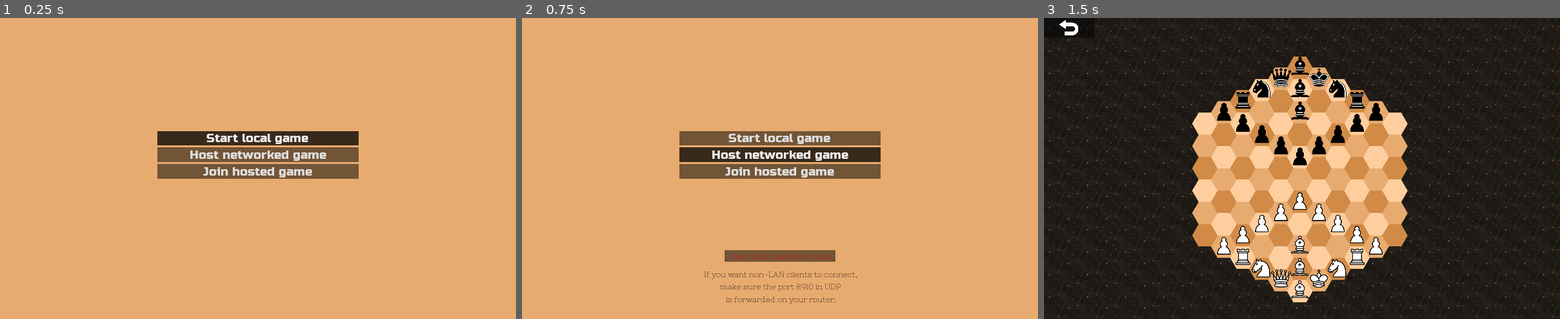
Above: before the commit, frames 1-3 (left to right).
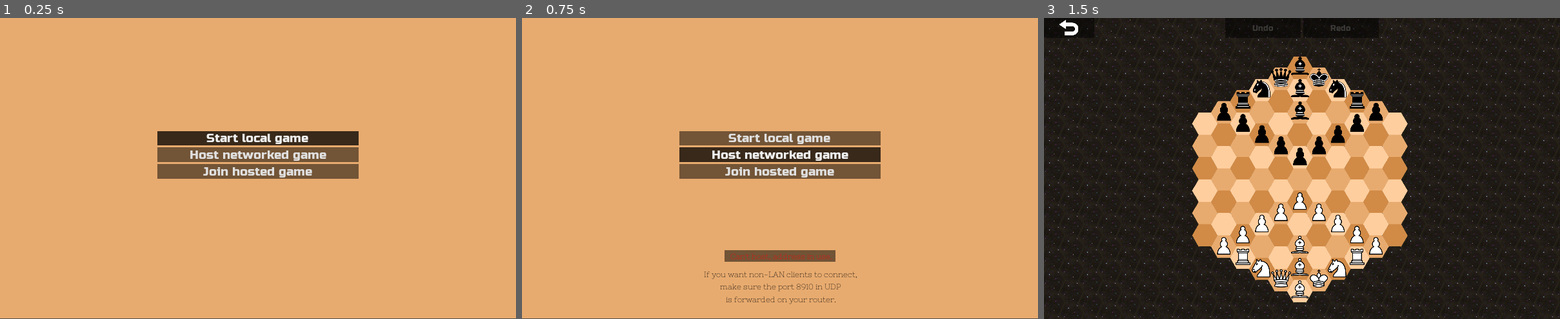
Above: after the commit, the same moments.

Repository: esbudylin/HexChess
Game: Godot game, scene res://menu.tscn
Same seed, same stepped clock (60 frames per second), same inputs: the game is played once before the commit and once after it.
Inputs:
- Up to frame 1 (0.25 s): no input
- Up to frame 2 (0.75 s): click "Host networked game" at 0.5 s
- Up to frame 3 (1.5 s): click "Start local game" at 1.25 s

The runs differ from the first frame. In frame 1, 0.2% of the frame differs, in the area x 0-100%, y 99-100%; in frame 2, 0.2%; in frame 3, 0.1%.

Commit message:
rewind prototype

Diff:
--- a/map.tscn
+++ b/map.tscn
@@ -378,6 +378,41 @@
 custom_styles/normal = ExtResource( 18 )
 text = "Surrender"
 
+[node name="RewindBox" type="HBoxContainer" parent="HUD"]
+visible = false
+anchor_left = 0.5
+anchor_right = 0.5
+margin_left = -152.0
+margin_right = 152.0
+margin_bottom = 40.0
+
+[node name="Undo" type="Button" parent="HUD/RewindBox"]
+margin_right = 150.0
+margin_bottom = 40.0
+rect_min_size = Vector2( 150, 0 )
+custom_fonts/font = SubResource( 11 )
+custom_styles/hover = ExtResource( 18 )
+custom_styles/pressed = ExtResource( 18 )
+custom_styles/focus = ExtResource( 18 )
+custom_styles/disabled = ExtResource( 18 )
+custom_styles/normal = ExtResource( 18 )
+disabled = true
+text = "Undo"
+
+[node name="Redo" type="Button" parent="HUD/RewindBox"]
+margin_left = 154.0
+margin_right = 304.0
+margin_bottom = 40.0
+rect_min_size = Vector2( 150, 0 )
+custom_fonts/font = SubResource( 11 )
+custom_styles/hover = ExtResource( 18 )
+custom_styles/pressed = ExtResource( 18 )
+custom_styles/focus = ExtResource( 18 )
+custom_styles/disabled = ExtResource( 18 )
+custom_styles/normal = ExtResource( 18 )
+disabled = true
+text = "Redo"
+
 [node name="BackPanel" type="Button" parent="HUD"]
 visible = false
 margin_right = 100.0
--- a/menu.tscn
+++ b/menu.tscn
@@ -34,10 +34,9 @@
 script = ExtResource( 1 )
 
 [node name="ColorRect" type="ColorRect" parent="."]
-margin_left = -4.0
-margin_top = -4.0
-margin_right = 1120.0
-margin_bottom = 620.0
+margin_top = -1.0
+margin_right = 1024.0
+margin_bottom = 599.0
 color = Color( 0.909804, 0.670588, 0.435294, 1 )
 
 [node name="VBoxContainer" type="VBoxContainer" parent="."]
--- a/scr/Lobby.gd
+++ b/scr/Lobby.gd
@@ -18,7 +18,6 @@
 var color_index
 
 func _ready():
-	# Connect all the callbacks related to networking.
 	get_tree().connect("network_peer_connected", self, "_player_connected")
 	get_tree().connect("connection_failed", self, "_connected_fail")
 
@@ -71,9 +70,8 @@
 	peer = NetworkedMultiplayerENet.new()
 	get_node('/root/PlayersData').peer = peer
 
-	var err = peer.create_server(DEFAULT_PORT, 1) # Maximum of 1 peer, since it's a 2-player game.
+	var err = peer.create_server(DEFAULT_PORT, 1)
 	if err != OK:
-		# Is another server running?
 		_set_status("Can't host, address in use.",false)
 		return
 
@@ -98,5 +96,5 @@
 
 	_set_status("Connecting...", true)
 
-func _on_Address_text_entered(new_text):
+func _on_Address_text_entered(_new_text):
 	_on_OkButton_pressed ()
--- a/scr/World.gd
+++ b/scr/World.gd
@@ -1,8 +1,10 @@
 extends Node2D
 
 var range_of_movement = Array()
+
 var turn = "white"
 var turn_history = []
+var current_turn_index = 1
 
 var clickable = true
 
@@ -24,6 +26,9 @@
 	for button in $HUD/PromotionBox.get_children ():
 		button.connect ('pressed', self, '_on_Promotion_pressed', [button.text])
 
+	$HUD/RewindBox/Undo.connect ('pressed', self, '_on_Rewind_pressed', [-1])
+	$HUD/RewindBox/Redo.connect ('pressed', self, '_on_Rewind_pressed', [1])
+
 	get_player_colors()
 	multiplayer_configs ()
 	announcement ('you will play as ' + player_colors[0])
@@ -41,6 +46,7 @@
 	else:
 		$TileMap.place_pieces ()
 		$HUD/BackPanel.visible = true
+		$HUD/RewindBox.visible = true
 		append_turn_history()
 
 func _player_disconnected(_id):
@@ -65,6 +71,8 @@
 					$HUD/MenuBox.visible = false
 
 				change_turns()
+				adjust_turn_history()
+				set_Undo_button ()
 
 				if $TileMap.check_checkmate_stalemate(turn):
 					game_over(turn + ' is ' + $TileMap.check_checkmate_stalemate(turn))
@@ -232,7 +240,6 @@
 	$TileMap.passable_tiles = {}
 
 func change_turns ():
-
 	if turn == 'white':
 		turn = 'black'
 	else:
@@ -383,7 +390,6 @@
 					if not breaked_pawns:
 						repeated_positions += 1
 
-		print (repeated_positions)
 		if repeated_positions >= amount_of_moves:
 			return true
 
@@ -411,4 +417,42 @@
 		if 'Pawn' in piece.name and piece.color == turn:
 			possible_pawn_attacks += $TileMap.check_possible_moves(piece, $TileMap.pawn_attack(piece, piece.tile_position))
 
-	turn_history.append([turn, coord_dictionary, possible_pawn_attacks])
+	turn_history.append([turn, coord_dictionary, possible_pawn_attacks, $TileMap.fifty_moves_counter])
+
+func set_Undo_button():
+	if current_turn_index!=0:
+		$HUD/RewindBox/Undo.set_disabled(false)
+	else:
+		$HUD/RewindBox/Undo.set_disabled(true)
+
+func set_Redo_button():
+	if current_turn_index!=turn_history.size()-1:
+		$HUD/RewindBox/Redo.set_disabled(false)
+	else:
+		$HUD/RewindBox/Redo.set_disabled(true)
+
+func _on_Rewind_pressed(index):
+	current_turn_index +=index
+
+	for piece in $TileMap.npc_list.duplicate():
+		piece.visible = false
+		$TileMap.npc_list.erase(piece)
+
+	var turn_data = turn_history[current_turn_index]
+
+	for tile in turn_data[1]:
+		var piece_copy = get_node('TileMap/Piece/'+turn_data[1][tile][0]).duplicate()
+		$TileMap.add_piece(piece_copy, tile, turn_data[1][tile][1])
+
+	turn = turn_history[current_turn_index][0]
+	$TileMap.draw_map ()
+	$TileMap.fifty_moves_counter = turn_history[current_turn_index][3]
+	$HUD/RewindBox/Redo.set_disabled(false)
+
+	set_Redo_button()
+	set_Undo_button()
+
+func adjust_turn_history():
+	current_turn_index += 1
+	turn_history = turn_history.slice(0, current_turn_index)
+	$HUD/RewindBox/Redo.set_disabled(true)
